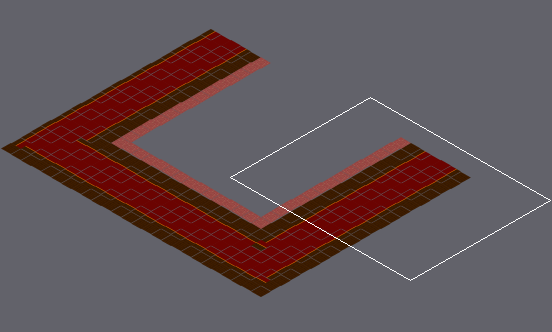
Tiled map (JSON) -- assets/tiledmap/Levels/level3.json. Above: a wide view before the commit, with the close-up outlined.
Close-up. The starting point:
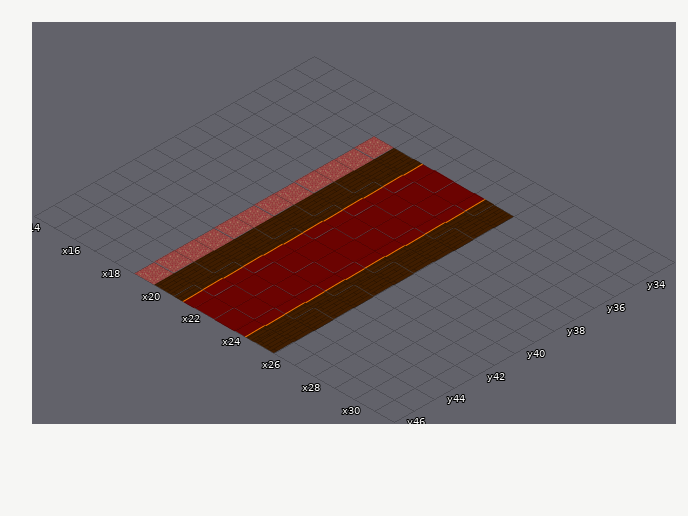
Cells are 182x104 px. Isometric: x runs down to the right, y down to the left. Shown: x 14..31, y 33..46. The commit also changed other parts of the map, which this record leaves out.
New version:
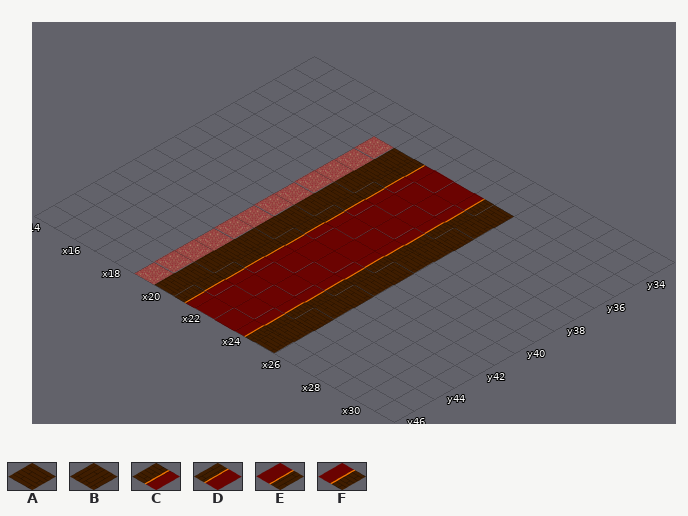
Key: from "floor": A 0, B 0 flipped left-right, C 4, D 6 flipped left-right, E 6 flipped up-down, F 8.
_ is an empty cell.
What changed:
Layer "floor":
y 35: x 20..21 BD -> AC; x 24..25 EB -> FA
y 36..37: x 21 D -> C; x 24..25 EB -> FA
y 38: x 20..21 BD -> AC; x 24 E -> F
y 39: x 21 D -> C; x 24..25 EB -> FA
y 40: x 20..21 BD -> AC; x 24..25 EB -> FA
y 41: x 21 D -> C; x 24..25 EB -> FA
y 42: x 20..21 BD -> AC; x 24..25 EB -> FA
y 43..44: x 21 D -> C; x 24..25 EB -> FA
y 45: x 20..21 BD -> AC; x 24 E -> F
y 46: x 21 D -> C; x 24 E -> F
